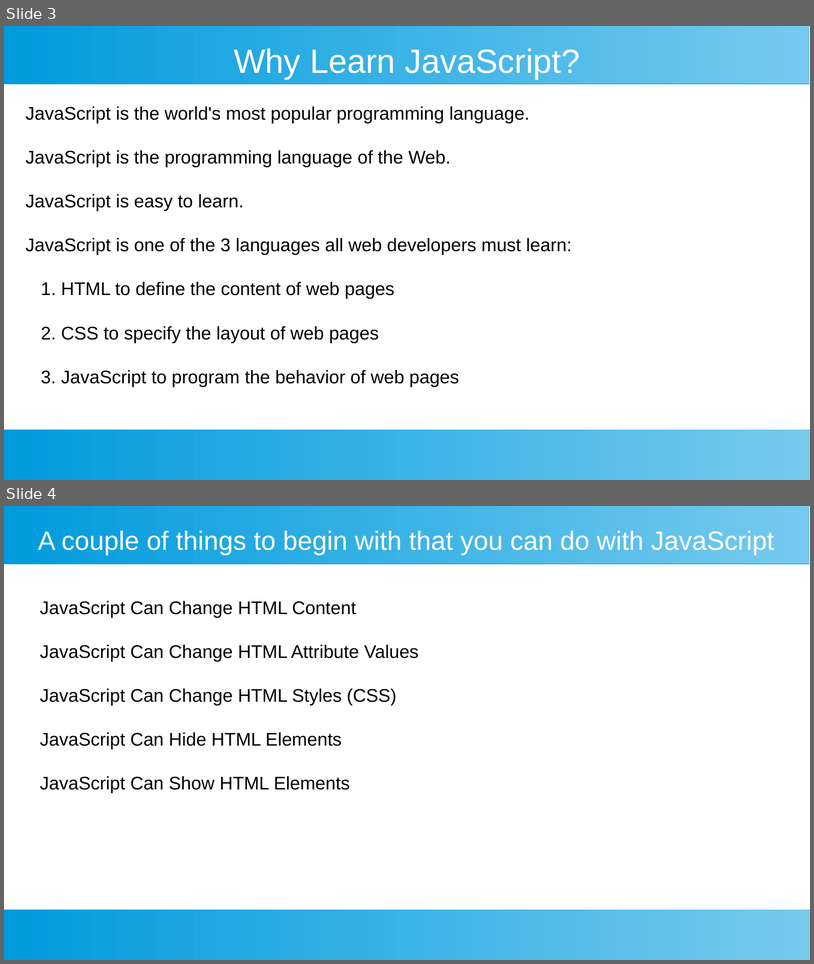
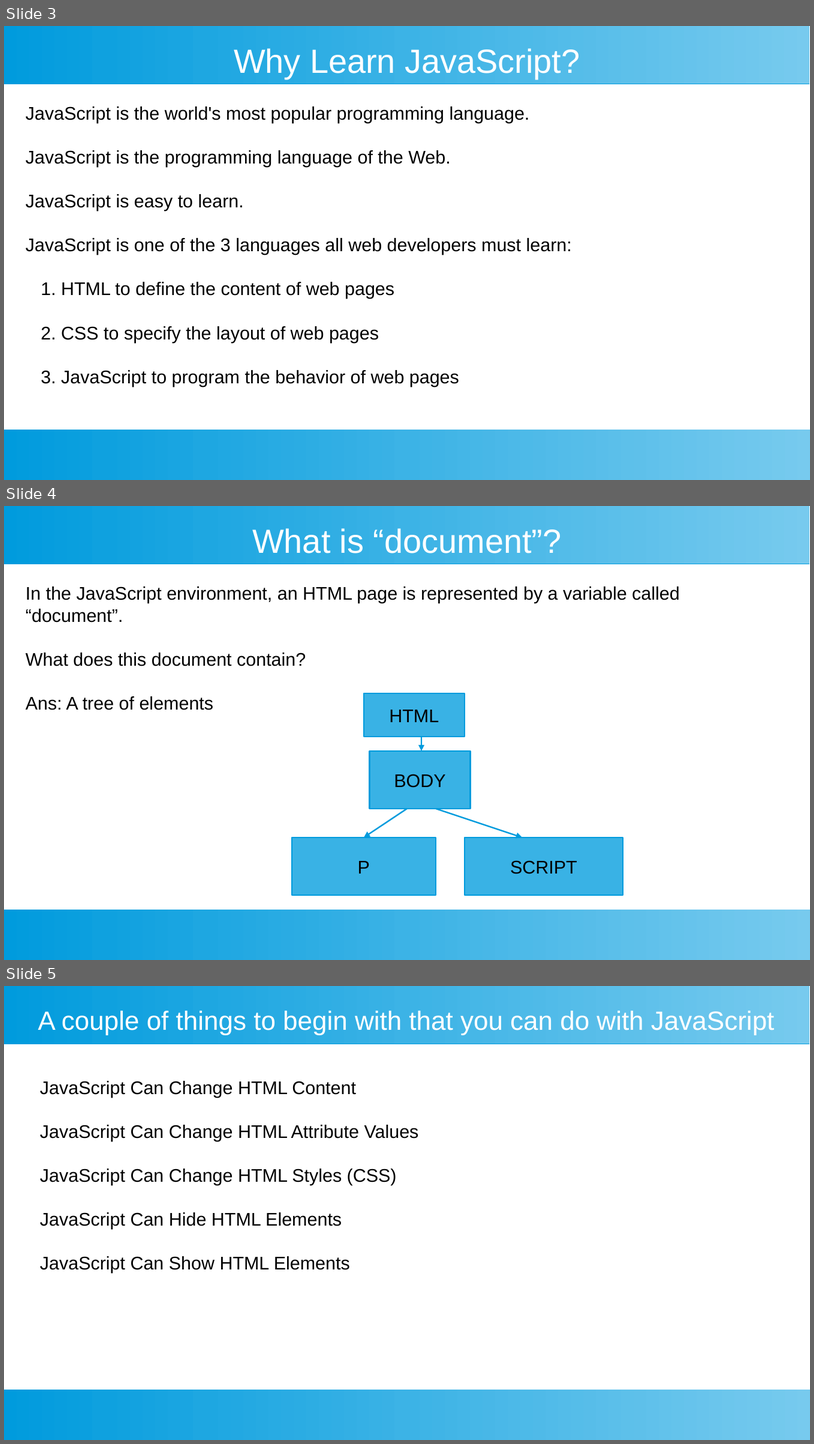
Before and after one commit to ashishjain1547/public_lessons_in_javascript, a slide deck: 1_JavaScript Intro/JavaScript's First Lesson.odp. Shown one above the other, each under a label of ours: slides 3 and 4 before the commit, slides 3, 4 and 5 after it. The pictures are 814x964 and 814x1444 pixels, drawn with LibreOffice and Linux fonts; fonts in the diff are those of the drawing. Boxes give left, top, right and bottom in pixels: in the first picture for what was removed or moved away, otherwise in the second. Text is boxed around its words. In the diff, an @@ line names an element or a change of style, - is before the commit and + after.

```diff
--- a/1_JavaScript Intro/JavaScript's First Lesson.odp
+++ b/1_JavaScript Intro/JavaScript's First Lesson.odp
@@ slide 4 added at [4,506,810,960], background #FFFFFF; not listed: 2 template elements that a slide beside it also shows @@
@@ title added at [252,528,562,553], 33 pt, text #FFFFFF @@
+What is “document”?
@@ text added at [26,586,680,710], 18 pt, text #000000 @@
+In the JavaScript environment, an HTML page is represented by a variable called “document”.
+What does this document contain?
+Ans: A tree of elements
@@ rectangle added at [364,693,465,736], fill #39B2E5, outline #009BDD 1.42 pt, 18 pt, text #000000 @@
+HTML
@@ arrow added from (422, 736) to (422, 751), #009BDD 1.42 pt @@
@@ rectangle added at [370,751,471,809], fill #39B2E5, outline #009BDD 1.42 pt, 18 pt, text #000000 @@
+BODY
@@ arrow added from (407, 808) to (364, 837), #009BDD 1.42 pt @@
@@ arrow added from (437, 808) to (523, 837), #009BDD 1.42 pt @@
@@ rectangle added at [293,837,437,895], fill #39B2E5, outline #009BDD 1.42 pt, 18 pt, text #000000 @@
+P
@@ rectangle added at [465,837,624,895], fill #39B2E5, outline #009BDD 1.42 pt, 18 pt, text #000000 @@
+SCRIPT
@@ what was slide 4 is now slide 5 @@
```
Also in this commit, not shown: 37 other files.
